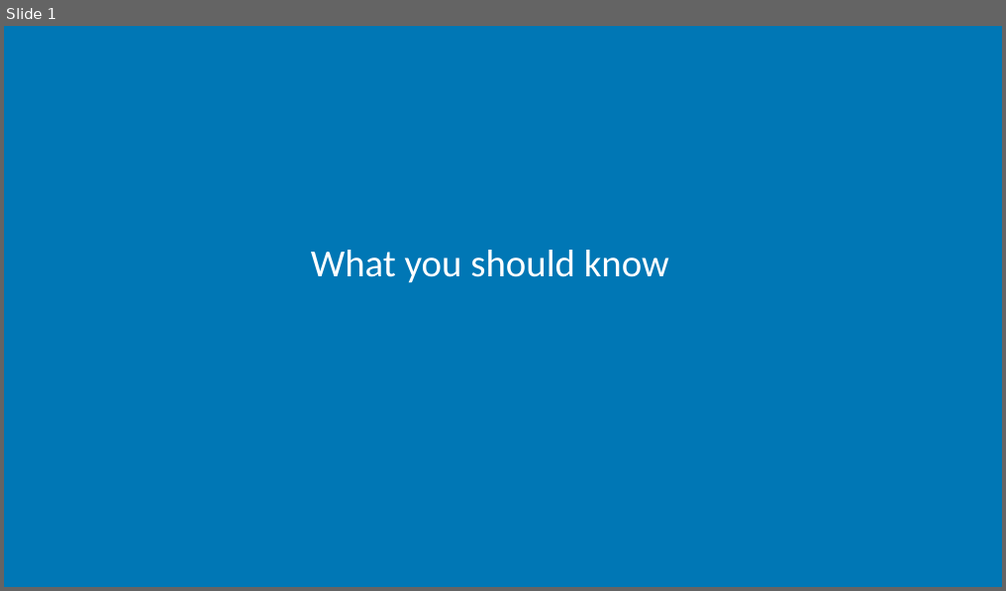
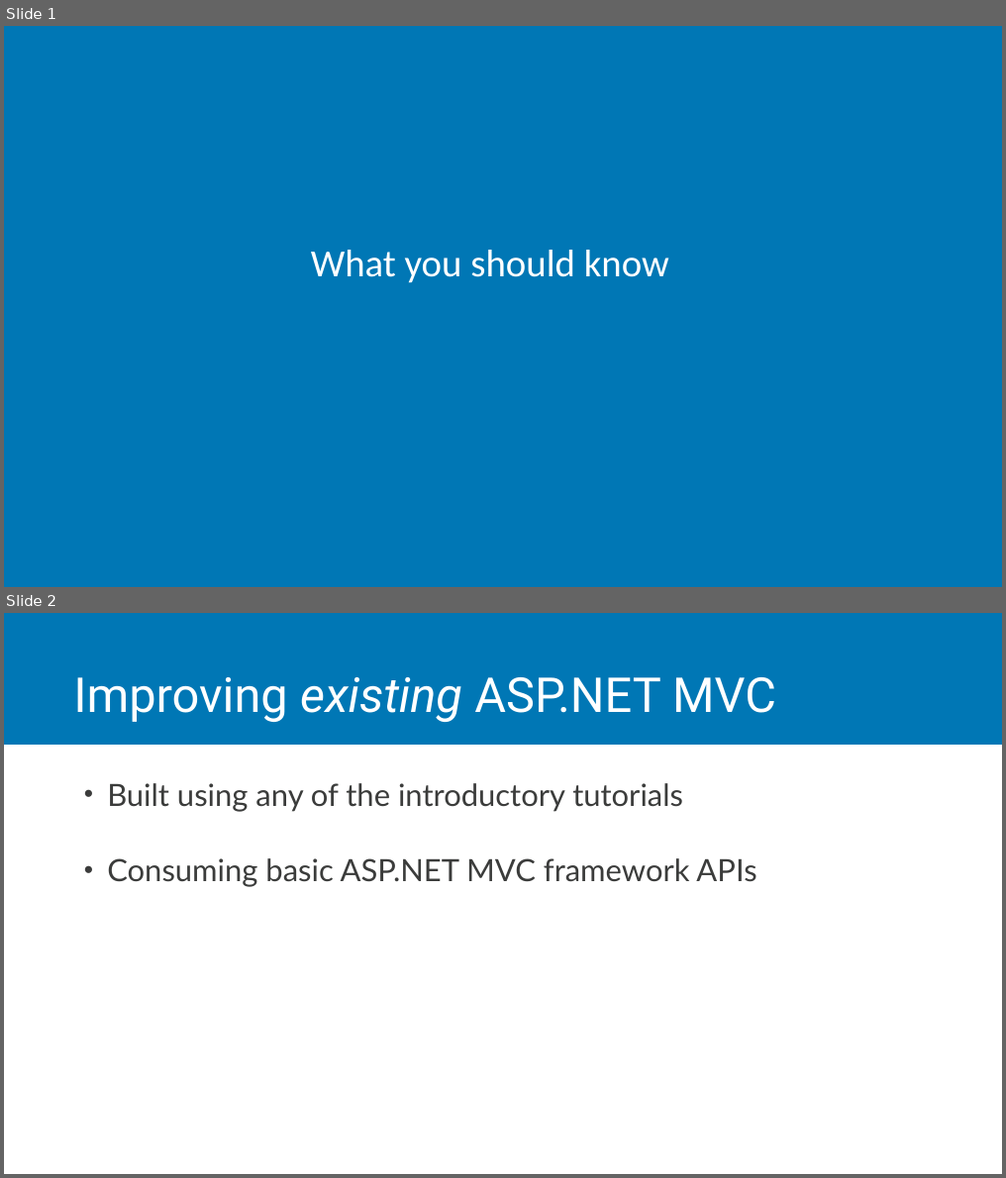
Before and after one commit to jchadwick/CustomizingAspNetMvc, a slide deck: 00_02-WhatYouShouldKnow.pptx. Shown one above the other, each under a label of ours: slide 1 before the commit, slides 1 and 2 after it. The pictures are 1006x591 and 1006x1178 pixels, drawn with LibreOffice and Linux fonts; fonts in the diff are those of the drawing. Boxes give left, top, right and bottom in pixels: in the first picture for what was removed or moved away, otherwise in the second. Text is boxed around its words. In the diff, an @@ line names an element or a change of style, - is before the commit and + after.

Commit message:
Adding Intro and Outro slides

```diff
--- a/00_02-WhatYouShouldKnow.pptx
+++ b/00_02-WhatYouShouldKnow.pptx
@@ slide 2 added at [4, 613, 1002, 1174], background #FFFFFF @@
@@ rectangle added at [4, 613, 1002, 745], fill #0077B5 @@
@@ title added at [73, 677, 776, 792], 46.4 pt, text #FFFFFF @@
+Improving existing ASP.NET MVC applications
@@ text added at [107, 783, 756, 887], 29.5 pt, text #3B3C3B @@
+• Built using any of the introductory tutorials
+• Consuming basic ASP.NET MVC framework APIs
```
Also in this commit, not shown: 2 other slides added, 2 slides removed, 5 other files.
